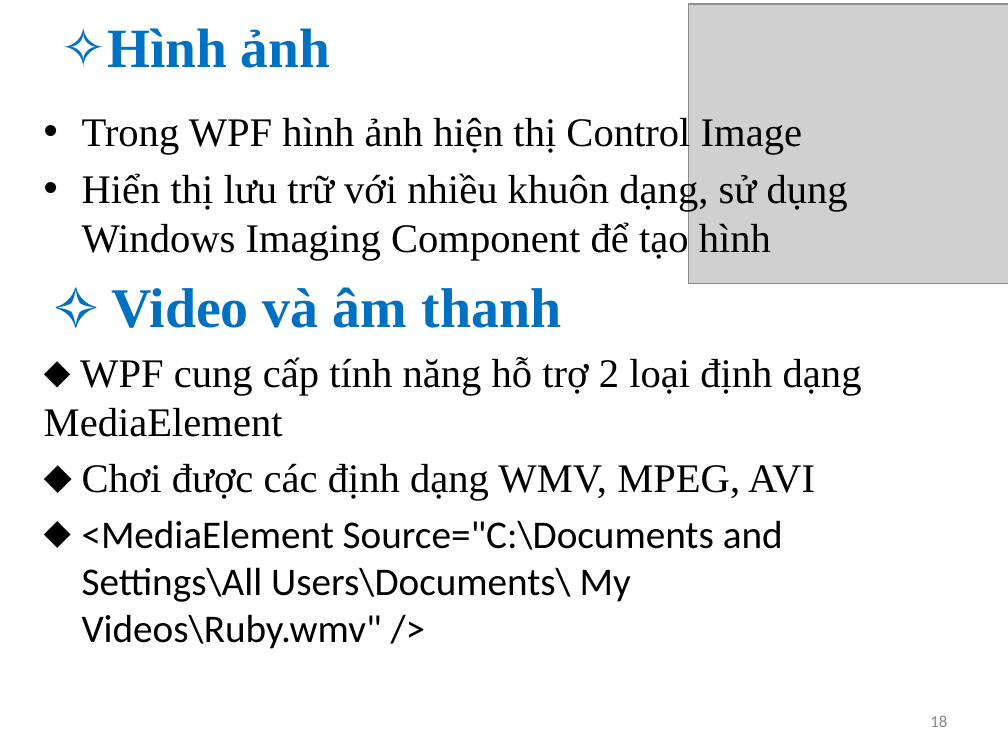
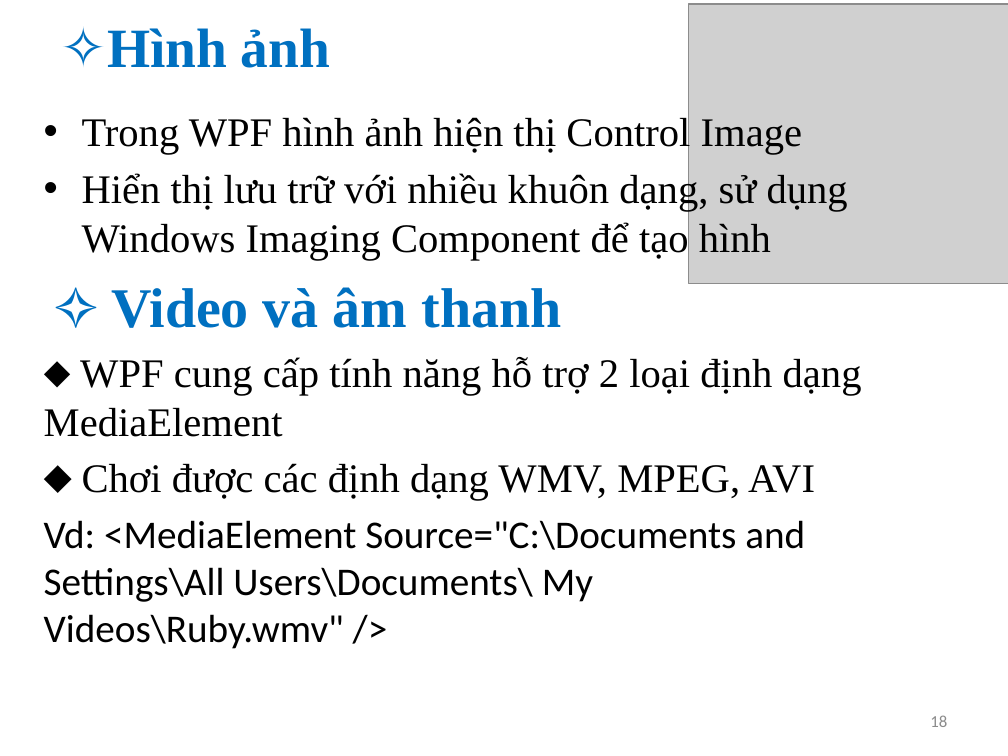
Before and after one commit to phandinhphivan/Phan-Dinh-Phi-Van, a slide deck: slide 18 of WPF.pptx. Drawn at 1008x756 pixels with LibreOffice and Linux fonts; fonts in the diff are those of the drawing; grey boxes stand for pictures. Boxes give left, top, right and bottom in pixels: in the first picture for what was removed or moved away, otherwise in the second. Text is boxed around its words. In the diff, an @@ line names an element or a change of style, - is before the commit and + after.

```diff
--- a/WPF.pptx
+++ b/WPF.pptx
@@ text at bbox=[44, 520, 805, 649]: text changed @@
-⬥ <MediaElement Source="C:\Documents and Settings\All Users\Documents\ My Videos\Ruby.wmv" />
+Vd: <MediaElement Source="C:\Documents and Settings\All Users\Documents\ My Videos\Ruby.wmv" />
```
Also in this commit, not shown: 2 other slides changed, 25 other files.
